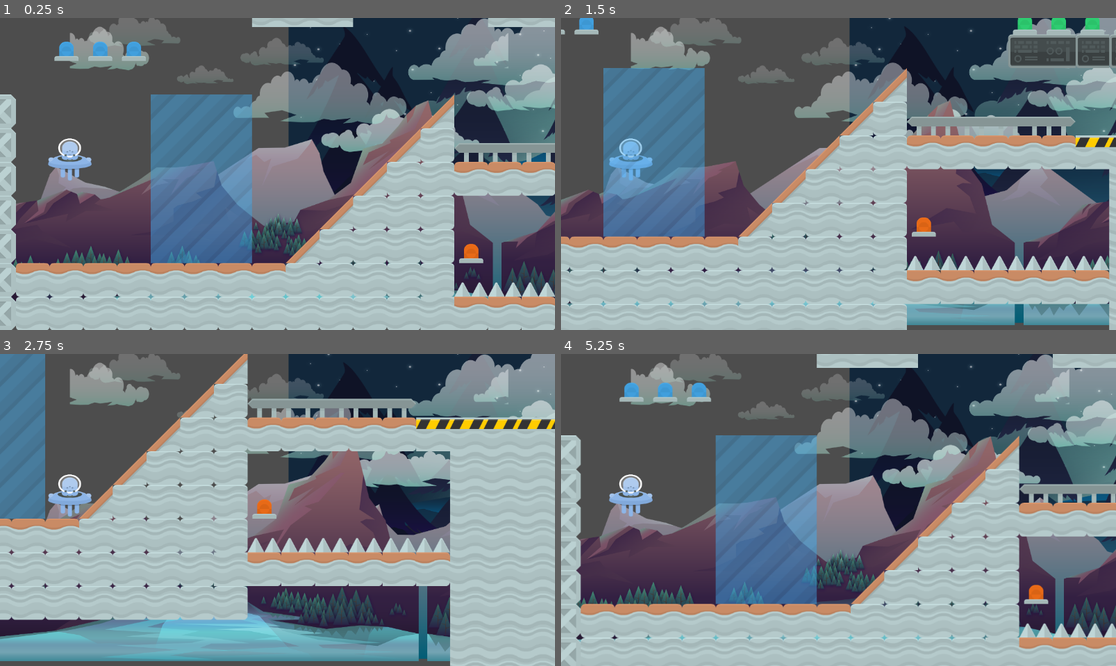
Above: before the commit, frames 1-4 (two rows, left to right).
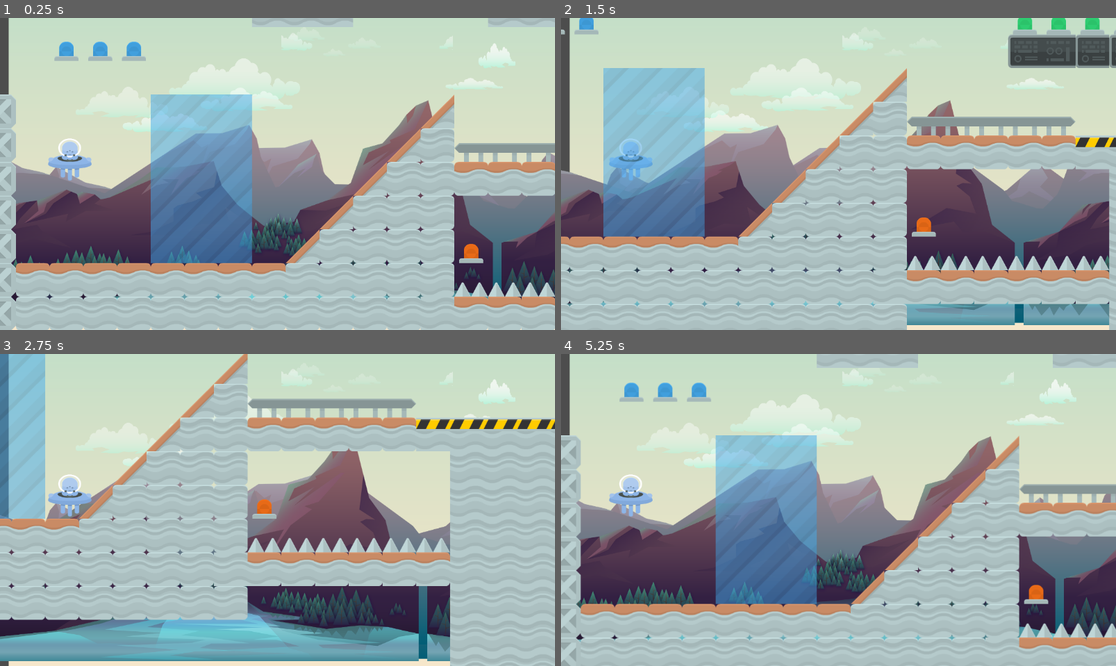
Above: after the commit, the same moments.

Repository: pisi774/Platform-Industrial
Game: Godot game, scene res://node_2d.tscn
Same seed, same stepped clock (60 frames per second), same inputs: the game is played once before the commit and once after it.
Inputs:
- Up to frame 1 (0.25 s): no input
- Up to frame 2 (1.5 s): tap Enter at 0.5 s; hold Right (ui_right) 0.53-1.28 s; hold Down (ui_down) from 1.28 s (still down)
- Up to frame 3 (2.75 s): release Down (ui_down) at 2.03 s; hold Right (ui_right) from 2.03 s (still down)
- Up to frame 4 (5.25 s): release Right (ui_right) at 2.78 s; hold Up (ui_up) 2.78-3.53 s; hold Left (ui_left) 3.53-5.03 s; hold Down (ui_down) from 5.03 s (still down)

The runs differ from the first frame. In frame 1, 43% of the frame differs, in the area x 1-100%, y 0-100%; in frame 2, 39%; in frame 3, 31%; in frame 4, 42%.

Commit message:
ajustes de parallax
ajustes de parallax

Diff:
--- a/industrial---platform/node_2d.tscn
+++ b/industrial---platform/node_2d.tscn
@@ -1,7 +1,7 @@
 [gd_scene load_steps=15 format=3 uid="uid://l7wfuadtwdk0"]
 
 [ext_resource type="Texture2D" uid="uid://bu1rv7dvsovpo" path="res://assets/platform/Tilesheet/platformerPack_industrial_tilesheet.png" id="1_wtcfe"]
-[ext_resource type="Texture2D" uid="uid://qwvta58jofg3" path="res://assets/assets-godot/Free-Horizontal-Game-Backgrounds/PNG/game_background_3/game_background_3.1.png" id="4_0hol4"]
+[ext_resource type="Texture2D" uid="uid://c32gv6susc44g" path="res://assets/assets-godot/Free-Horizontal-Game-Backgrounds/PNG/game_background_1/layers/sky.png" id="4_ir8iy"]
 [ext_resource type="Texture2D" uid="uid://cuf64witpr6eb" path="res://assets/assets-godot/Free-Horizontal-Game-Backgrounds/PNG/game_background_1/layers/rocks_2.png" id="5_d21ai"]
 [ext_resource type="Script" uid="uid://cua4fd486hjuv" path="res://scripts/character_body_2d.gd" id="5_kdubu"]
 [ext_resource type="Texture2D" uid="uid://ybvfvvifjvgj" path="res://assets/alien/PNG/shipBlue_manned.png" id="5_q6r6c"]
@@ -1745,10 +1745,10 @@
 [node name="Sky" type="ParallaxLayer" parent="ParallaxBackground"]
 motion_scale = Vector2(0, 0)
 
-[node name="GameBackground3_1" type="Sprite2D" parent="ParallaxBackground/Sky"]
-position = Vector2(998.333, -90)
-scale = Vector2(1.174, 1)
-texture = ExtResource("4_0hol4")
+[node name="sprite" type="Sprite2D" parent="ParallaxBackground/Sky"]
+position = Vector2(30, -1561.67)
+scale = Vector2(3.07378, 2.78549)
+texture = ExtResource("4_ir8iy")
 centered = false
 
 [node name="Rocks1" type="ParallaxLayer" parent="ParallaxBackground/Sky"]
@@ -1760,30 +1760,30 @@
 texture = ExtResource("5_rj586")
 
 [node name="cloud1" type="ParallaxLayer" parent="ParallaxBackground/Sky"]
-motion_scale = Vector2(0.25, 0)
+motion_scale = Vector2(0.1, 0)
 motion_mirroring = Vector2(1920, 0)
 
 [node name="Clouds1" type="Sprite2D" parent="ParallaxBackground/Sky/cloud1"]
-position = Vector2(1000.17, 477)
-scale = Vector2(0.789757, 1)
+position = Vector2(1270, 235)
+scale = Vector2(0.308984, 0.410494)
 texture = ExtResource("6_d21ai")
 
 [node name="cloud2" type="ParallaxLayer" parent="ParallaxBackground/Sky"]
-motion_scale = Vector2(0.25, 0)
+motion_scale = Vector2(0.15, 0)
 motion_mirroring = Vector2(1920, 0)
 
 [node name="Clouds2" type="Sprite2D" parent="ParallaxBackground/Sky/cloud2"]
-position = Vector2(1533, 446)
-scale = Vector2(0.789583, 1)
+position = Vector2(650, 386.667)
+scale = Vector2(0.42309, 0.510802)
 texture = ExtResource("7_ir8iy")
 
 [node name="cloud 3" type="ParallaxLayer" parent="ParallaxBackground/Sky"]
-motion_scale = Vector2(0.25, 0)
+motion_scale = Vector2(0.2, 0)
 motion_mirroring = Vector2(1920, 0)
 
 [node name="Clouds3" type="Sprite2D" parent="ParallaxBackground/Sky/cloud 3"]
-position = Vector2(1082.33, -86)
-scale = Vector2(1.67118, 1.23889)
+position = Vector2(1585, 226.667)
+scale = Vector2(0.723349, 0.553549)
 texture = ExtResource("8_hqns4")
 
 [node name="cloud 4" type="ParallaxLayer" parent="ParallaxBackground/Sky"]
@@ -1791,8 +1791,18 @@
 motion_mirroring = Vector2(1920, 0)
 
 [node name="Clouds4" type="Sprite2D" parent="ParallaxBackground/Sky/cloud 4"]
-position = Vector2(2643.33, 281.667)
+position = Vector2(1483.33, 281.667)
+scale = Vector2(0.37587, 0.952161)
 texture = ExtResource("9_x0ka3")
+
+[node name="Rocks1" type="ParallaxLayer" parent="ParallaxBackground"]
+motion_scale = Vector2(0.5, 0)
+motion_mirroring = Vector2(1920, 0)
+
+[node name="sprite" type="Sprite2D" parent="ParallaxBackground/Rocks1"]
+position = Vector2(-26.6667, -75)
+texture = ExtResource("5_rj586")
+centered = false
 
 [node name="Rocks2" type="ParallaxLayer" parent="ParallaxBackground"]
 motion_scale = Vector2(0.6, 0)
Binary file added: industrial---platform/assets/assets-godot/Free-Horizontal-Game-Backgrounds/PNG/game_background_1/layers/game_background_2/game_background_2.png
Not shown, changed: industrial---platform/assets/assets-godot/Free-Horizontal-Game-Backgrounds/PNG/game_background_1/layers/game_background_2/game_background_2.png.import
Binary file added: industrial---platform/assets/assets-godot/Free-Horizontal-Game-Backgrounds/PNG/game_background_1/layers/game_background_2/layers/birds.png
Not shown, changed: industrial---platform/assets/assets-godot/Free-Horizontal-Game-Backgrounds/PNG/game_background_1/layers/game_background_2/layers/birds.png.import
Binary file added: industrial---platform/assets/assets-godot/Free-Horizontal-Game-Backgrounds/PNG/game_background_1/layers/game_background_2/layers/clouds_1.png
Not shown, changed: industrial---platform/assets/assets-godot/Free-Horizontal-Game-Backgrounds/PNG/game_background_1/layers/game_background_2/layers/clouds_1.png.import
Binary file added: industrial---platform/assets/assets-godot/Free-Horizontal-Game-Backgrounds/PNG/game_background_1/layers/game_background_2/layers/clouds_2.png
Not shown, changed: industrial---platform/assets/assets-godot/Free-Horizontal-Game-Backgrounds/PNG/game_background_1/layers/game_background_2/layers/clouds_2.png.import
Binary file added: industrial---platform/assets/assets-godot/Free-Horizontal-Game-Backgrounds/PNG/game_background_1/layers/game_background_2/layers/clouds_3.png
Not shown, changed: industrial---platform/assets/assets-godot/Free-Horizontal-Game-Backgrounds/PNG/game_background_1/layers/game_background_2/layers/clouds_3.png.import
Binary file added: industrial---platform/assets/assets-godot/Free-Horizontal-Game-Backgrounds/PNG/game_background_1/layers/game_background_2/layers/pines.png
Not shown, changed: industrial---platform/assets/assets-godot/Free-Horizontal-Game-Backgrounds/PNG/game_background_1/layers/game_background_2/layers/pines.png.import
(and 8 more such lines)
